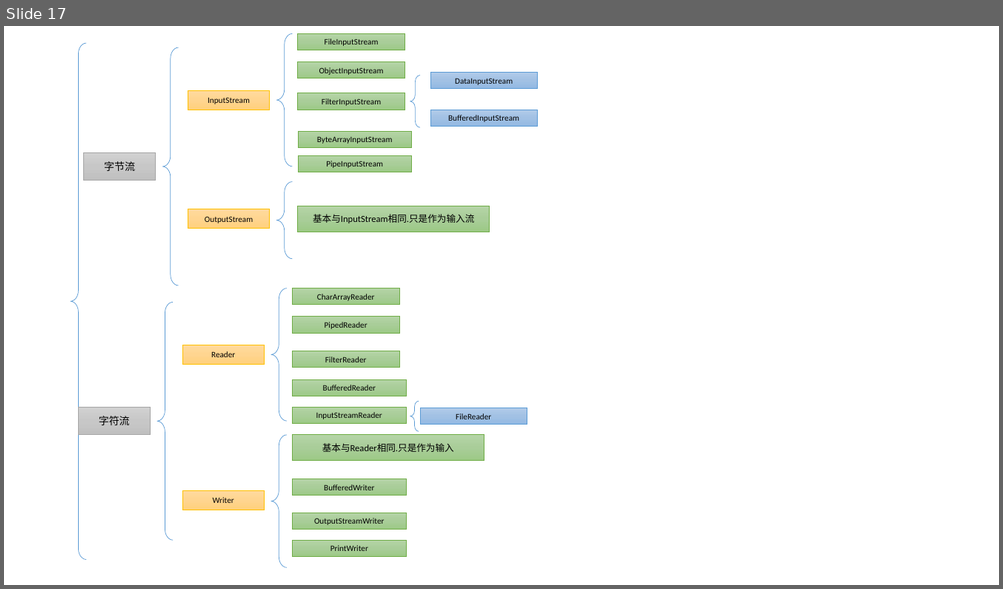
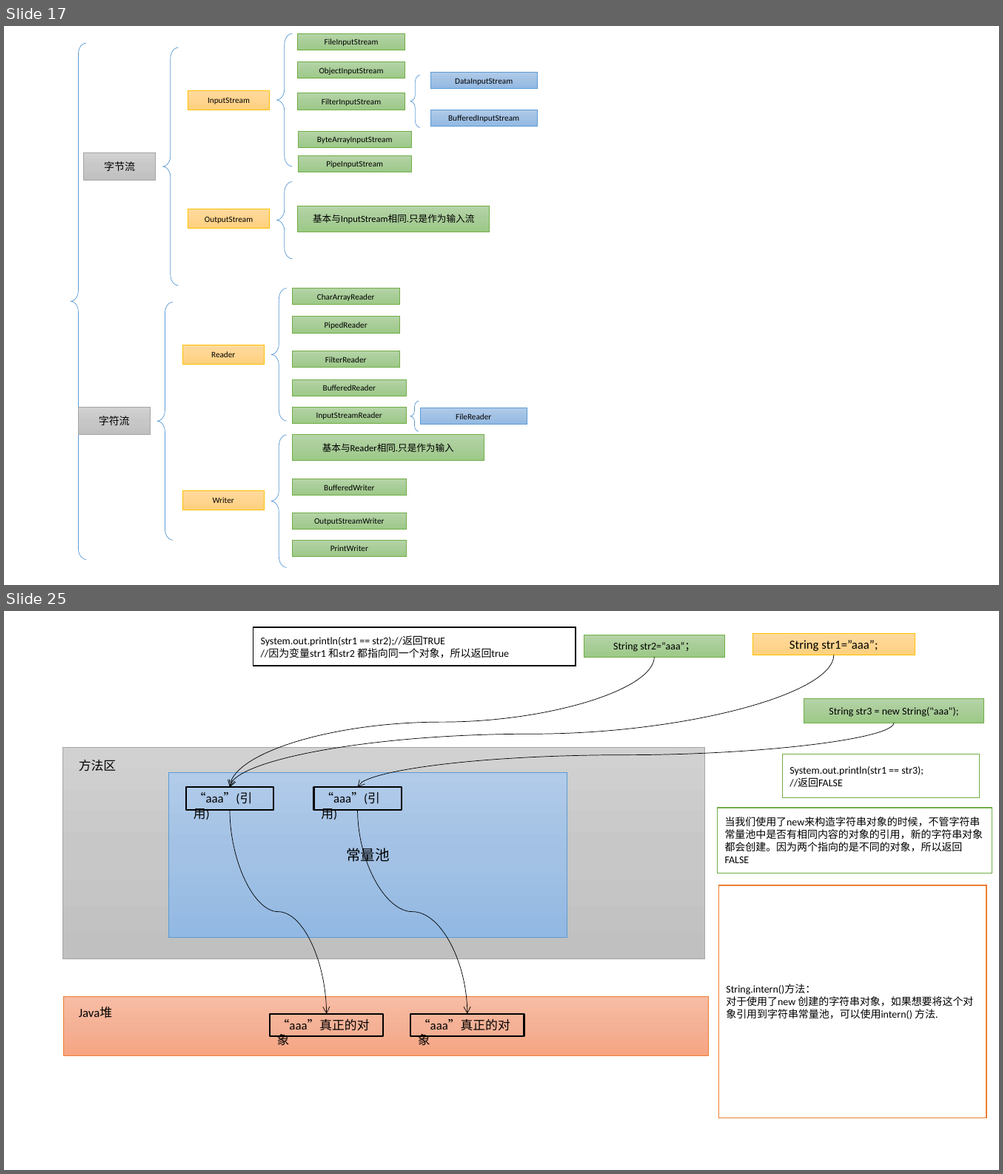
Before and after one commit to nda1992/Reading_Books_Notebook, a slide deck: images/画图PPT.pptx. Shown one above the other, each under a label of ours: slide 17 before the commit, slides 17 and 25 after it; the slides between them are not shown. The pictures are 1003x589 and 1003x1174 pixels, drawn with LibreOffice and Linux fonts; fonts in the diff are those of the drawing. Boxes give left, top, right and bottom in pixels: in the first picture for what was removed or moved away, otherwise in the second. Text is boxed around its words. In the diff, an @@ line names an element or a change of style, - is before the commit and + after.

```diff
--- a/images/画图PPT.pptx
+++ b/images/画图PPT.pptx
@@ slide 25 added at (4, 611, 999, 1170), background #FFFFFF @@
@@ rectangle added at (253, 627, 575, 667), fill #FFFFFF, outline #000000 1 pt, 10 pt, text #000000 @@
+System.out.println(str1 == str2);//返回TRUE
+//因为变量str1 和str2 都指向同一个对象，所以返回true
@@ curved arrow added from (834, 655) to (230, 787), #000000 0.5 pt @@
@@ rectangle added at (584, 635, 725, 657), fill gradient #B5D5A7 to #AACE9A to #9CC987, outline #70AD47 0.5 pt, 10 pt, text #000000 @@
+String str2=“aaa”；
@@ rectangle added at (753, 633, 914, 655), fill gradient #FFDB9E to #FFD590 to #FFD07C, outline #FFC000 0.5 pt, 12 pt, text #000000 @@
+String str1=”aaa”;
@@ curved arrow added from (654, 658) to (230, 787), #000000 0.5 pt @@
@@ rectangle added at (804, 699, 984, 723), fill gradient #B5D5A7 to #AACE9A to #9CC987, outline #70AD47 0.5 pt, 10 pt, text #000000 @@
+String str3 = new String("aaa");
@@ curved arrow added from (894, 723) to (358, 787), #000000 0.5 pt @@
@@ rectangle added at (63, 748, 705, 959), fill gradient #D2D2D2 to #C8C8C8 to #C0C0C0, outline #A5A5A5 0.5 pt @@
@@ text added at (79, 760, 116, 771), 12 pt, text #000000 @@
+方法区
@@ rectangle added at (782, 755, 979, 797), fill #FFFFFF, outline #70AD47 1 pt, 10 pt, text #000000 @@
+System.out.println(str1 == str3);
+//返回FALSE
@@ rectangle added at (169, 772, 567, 938), fill gradient #B1CBE9 to #A3C1E5 to #93B9E4, outline #5B9BD5 0.5 pt, 14 pt, text #000000 @@
+常量池
@@ rectangle added at (186, 787, 273, 809), outline #000000 1.5 pt, 12 pt, text #000000 @@
+“aaa”(引用)
@@ rectangle added at (313, 787, 401, 809), outline #000000 1.5 pt, 12 pt, text #000000 @@
+“aaa”(引用)
@@ curved arrow added from (230, 810) to (327, 1014), #000000 0.5 pt @@
@@ curved arrow added from (358, 810) to (467, 1014), #000000 0.5 pt @@
@@ rectangle added at (717, 808, 992, 873), fill #FFFFFF, outline #70AD47 1 pt, 10 pt, text #000000 @@
+当我们使用了new来构造字符串对象的时候，不管字符串常量池中是否有相同内容的对象的引用，新的字符串对象都会创建。因为两个指向的是不同的对象，所以返回FALSE
@@ rectangle added at (719, 886, 987, 1119), fill #FFFFFF, outline #ED7D31 1 pt, 10 pt, text #000000 @@
+String.intern()方法：
+对于使用了new 创建的字符串对象，如果想要将这个对象引用到字符串常量池，可以使用intern() 方法.
@@ rectangle added at (63, 997, 708, 1056), fill gradient #F7BDA5 to #F5B196 to #F8A582, outline #ED7D31 0.5 pt @@
@@ text added at (79, 1008, 112, 1019), 12 pt, text #000000 @@
+Java堆
@@ rectangle added at (270, 1014, 383, 1037), outline #000000 1.5 pt, 12 pt, text #000000 @@
+“aaa”真正的对象
@@ rectangle added at (410, 1014, 524, 1037), outline #000000 1.5 pt, 12 pt, text #000000 @@
+“aaa”真正的对象
```
Also in this commit, not shown: 29 other slides added, 6 other files.
